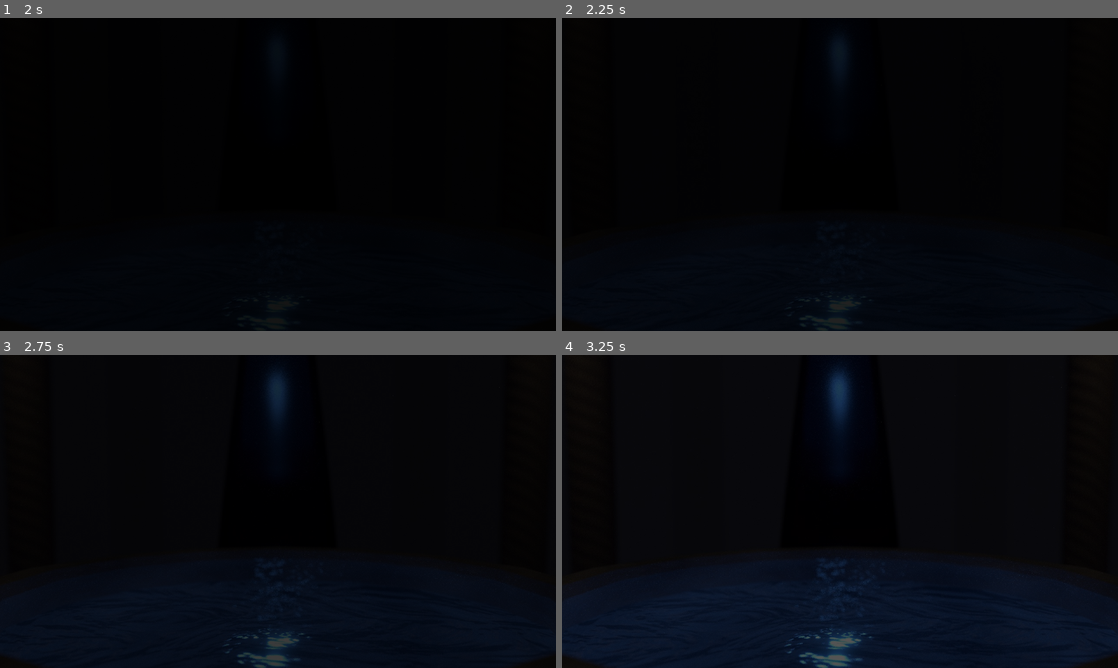
Above: before the commit, frames 1-4 (two rows, left to right).
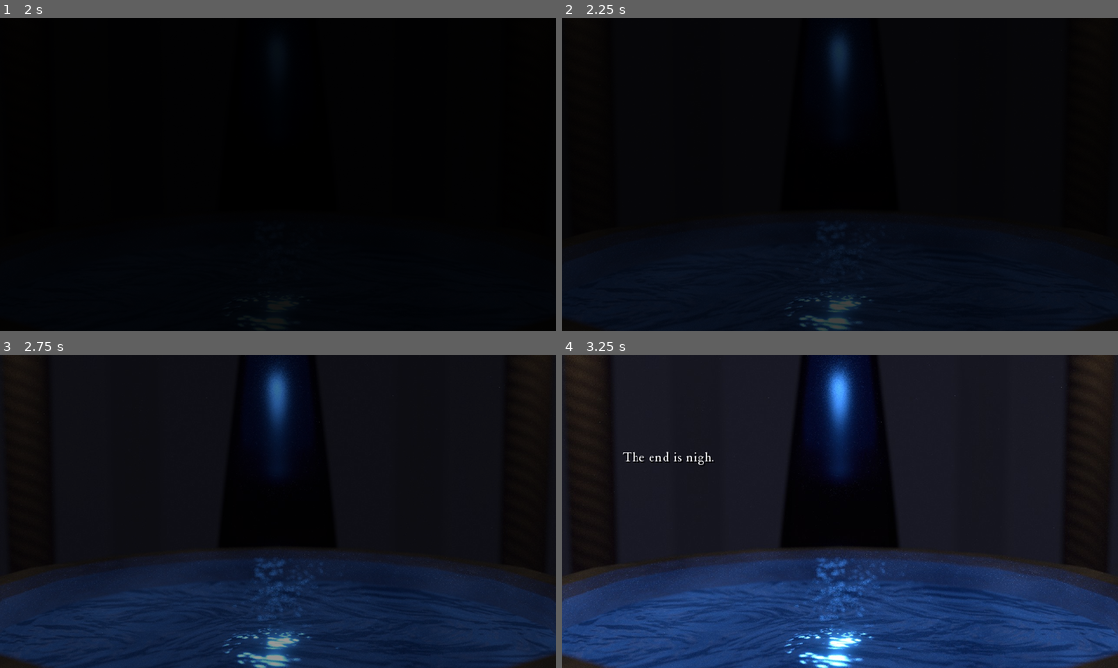
Above: after the commit, the same moments.

Repository: KenYam-Phoenix/finding-the-lamb
Game: Godot game, scene res://scenes/TitleScreen.tscn
Two runs of this game, one before a commit and one after it. Both use one fixed random seed, a clock stepped at 60 frames per second and the inputs below.
Inputs:
- Up to frame 1 (2 s): click "Play" at 0.5 s; tap Enter (ui_accept) at 1.25 s; hold Enter (ui_accept) from 1.28 s (still down)
- Up to frame 2 (2.25 s): release Enter (ui_accept) at 2.03 s; tap Enter (ui_accept) at 2.1 s
- Up to frame 3 (2.75 s): tap Enter (ui_accept) at 2.27, 2.57 s
- Up to frame 4 (3.25 s): hold Enter (ui_accept) from 2.78 s (still down)

Frame 1 is identical in both runs. In frame 2, 0.9% of the frame differs, in the area x 40-56%, y 6-100%; in frame 3, 33%; in frame 4, 47%, in the area x 0-100%, y 0-100%.

Commit message:
Add fast-foward option to intro/ending

Diff:
--- a/scripts/Ending.gd
+++ b/scripts/Ending.gd
@@ -43,6 +43,12 @@
 	audio_ambience.play()
 	anim_player.play("FadeIn")
 
+func _process(delta):
+	if Input.is_action_pressed("ui_accept"):
+		anim_player.playback_speed = 10
+	else:
+		anim_player.playback_speed = 1
+
 func setup_block():
 	var next_block
 	if stage == 1:
--- a/scripts/Intro.gd
+++ b/scripts/Intro.gd
@@ -23,6 +23,12 @@
 	audio_ambience.play()
 	anim_player.play("FadeIn")
 
+func _process(delta):
+	if Input.is_action_pressed("ui_accept"):
+		anim_player.playback_speed = 10
+	else:
+		anim_player.playback_speed = 1
+
 func setup_block():
 	var next_block
 	if stage == 1:
